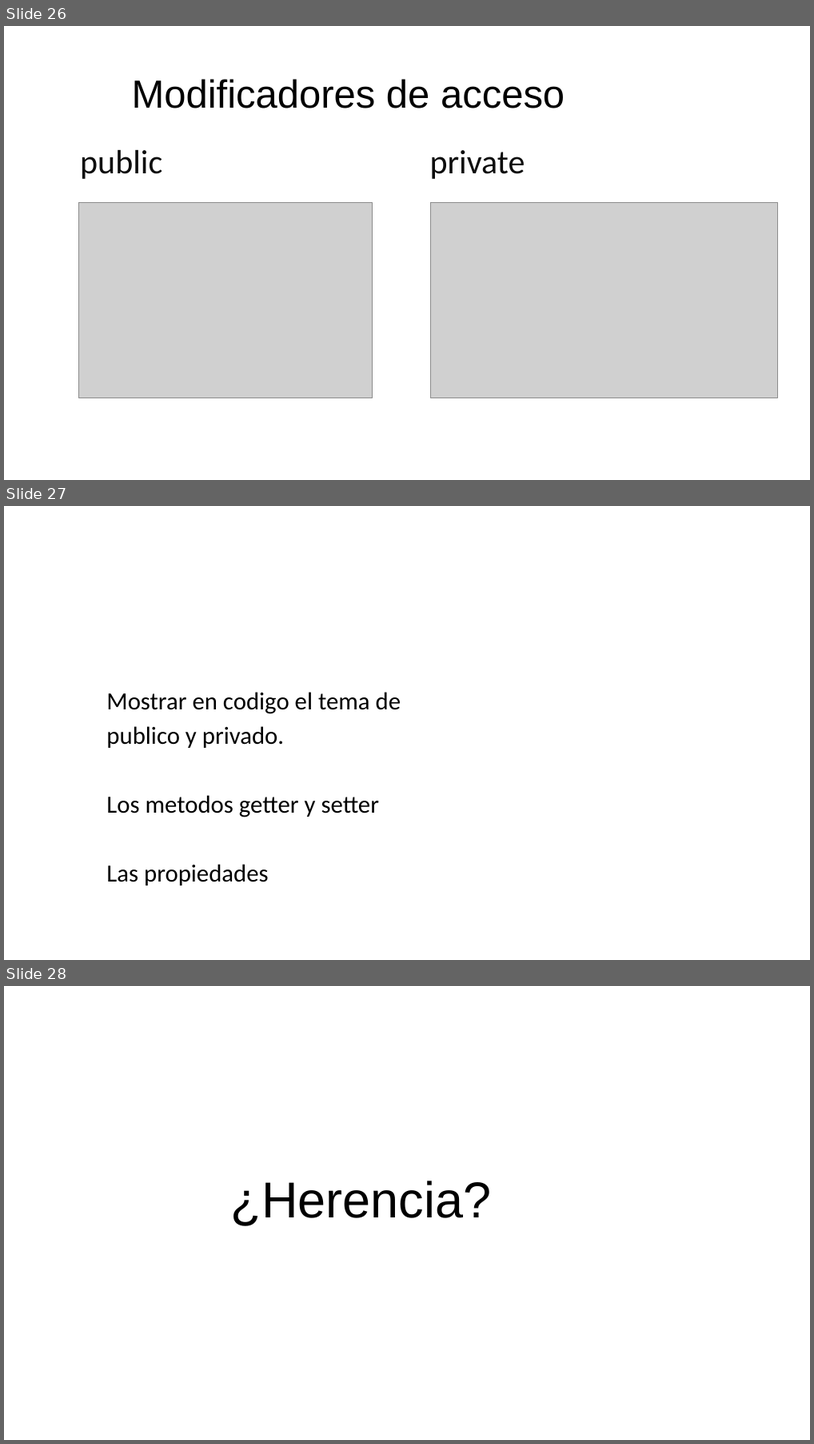
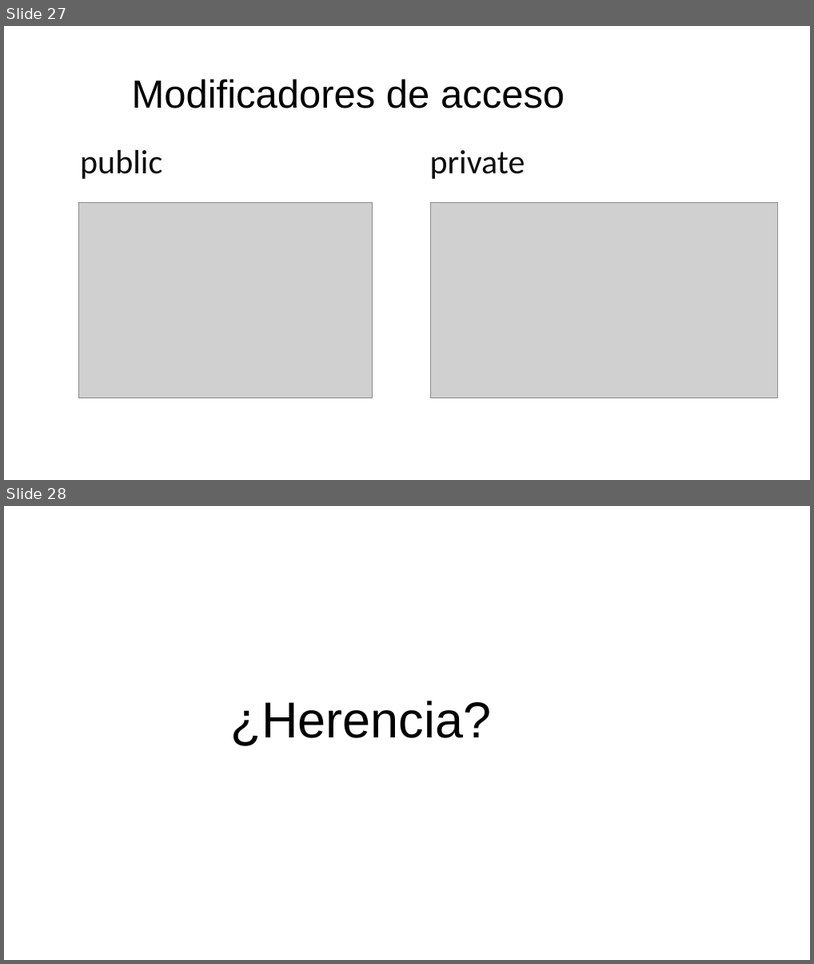
Before and after one commit to JuanRos1984/PresentacionAPP_POO, a slide deck: Presentacion POO APP.pptx. Shown one above the other, each under a label of ours: slides 26, 27 and 28 before the commit, slides 27 and 28 after it. The pictures are 814x1444 and 814x964 pixels, drawn with LibreOffice and Linux fonts; fonts in the diff are those of the drawing; grey boxes stand for pictures. Boxes give left, top, right and bottom in pixels: in the first picture for what was removed or moved away, otherwise in the second. Text is boxed around its words. In the diff, an @@ line names an element or a change of style, - is before the commit and + after.

```diff
--- a/Presentacion POO APP.pptx
+++ b/Presentacion POO APP.pptx
@@ slide 27 removed at (x1=4, y1=506, x2=810, y2=960), background #FFFFFF @@
@@ text removed at (x1=106, y1=692, x2=401, y2=885) @@
-Mostrar en codigo el tema de publico y privado.
-Los metodos getter y setter
-Las propiedades
@@ what was slide 26 is now slide 27 @@
```
Also in this commit, not shown: 2 slides changed, 2 slides added, 1 other slide removed, 51 other files.
